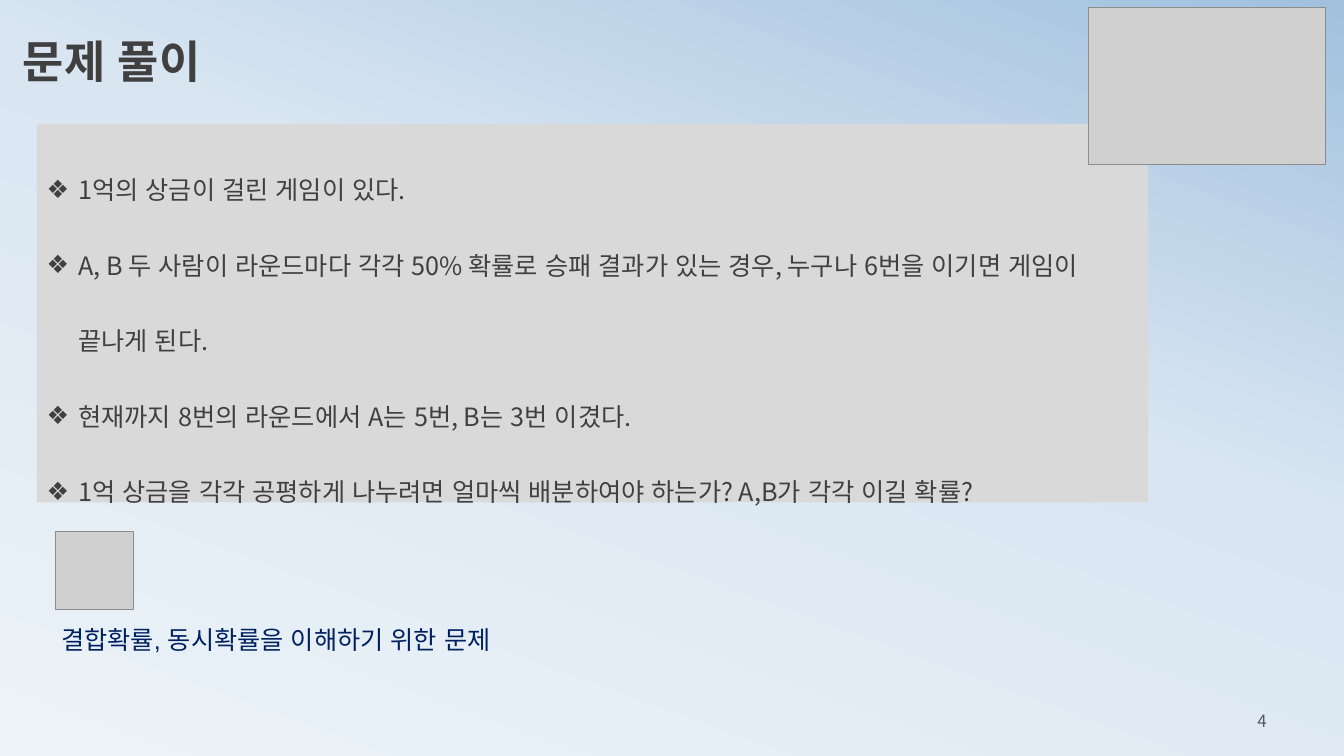
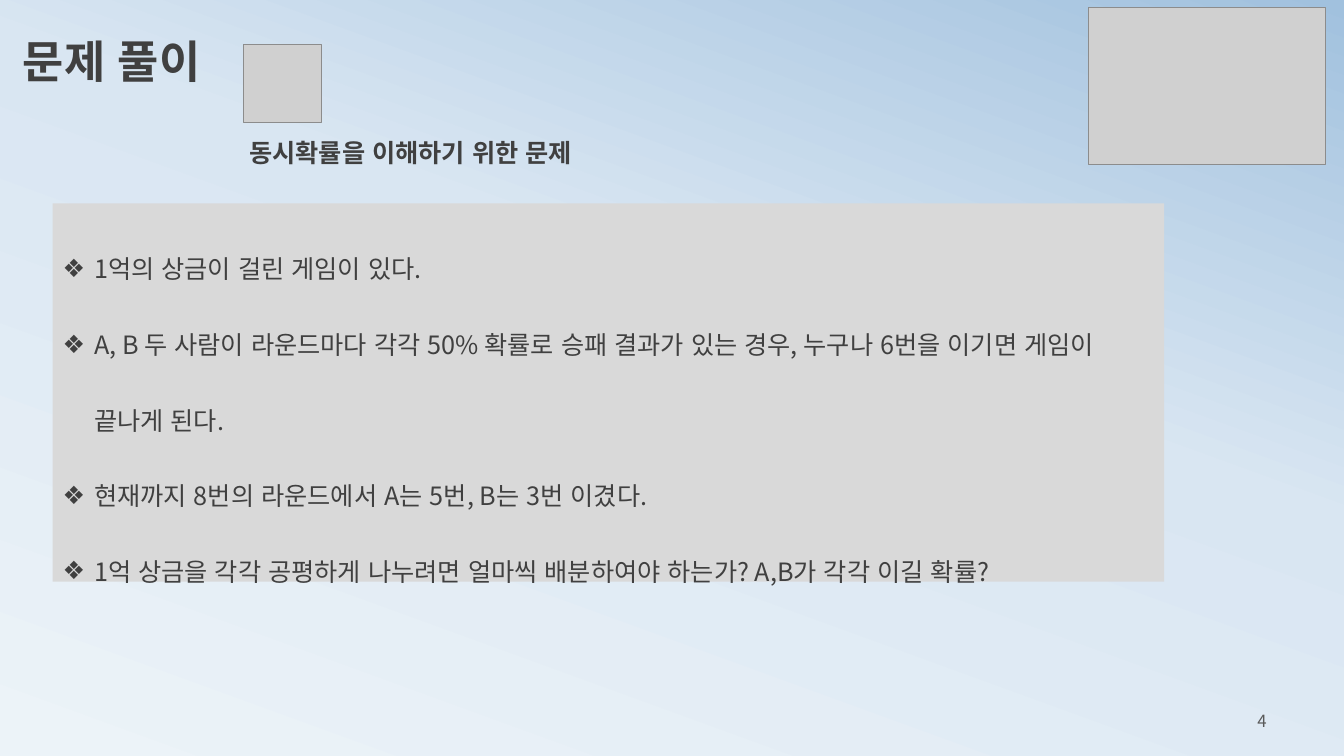
Before and after one commit to ancestor9/mathematics-for-machine-learning, a slide deck: slide 4 of 3_probability theory for machine learning.pptx. Drawn at 1344x756 pixels with LibreOffice and Linux fonts; fonts in the diff are those of the drawing; grey boxes stand for pictures. Boxes give left, top, right and bottom in pixels: in the first picture for what was removed or moved away, otherwise in the second. Text is boxed around its words. In the diff, an @@ line names an element or a change of style, - is before the commit and + after.

```diff
--- a/3_probability theory for machine learning.pptx
+++ b/3_probability theory for machine learning.pptx
@@ picture added at (x1=243, y1=44, x2=321, y2=122) @@
@@ text at (x1=249, y1=140, x2=572, y2=165): text changed; text colour #002060 to #404040; bold on @@
-결합확률, 동시확률을 이해하기 위한 문제
+동시확률을 이해하기 위한 문제
@@ rectangle "1억의 상금이 걸린 게임이 있다." moved from (x1=37, y1=124, x2=1148, y2=502) to (x1=52, y1=204, x2=1164, y2=582) @@
@@ picture removed at (x1=55, y1=531, x2=133, y2=609) @@
```
Also in this commit, not shown: 4 other slides changed, 2 slides added, 1 slide removed.
